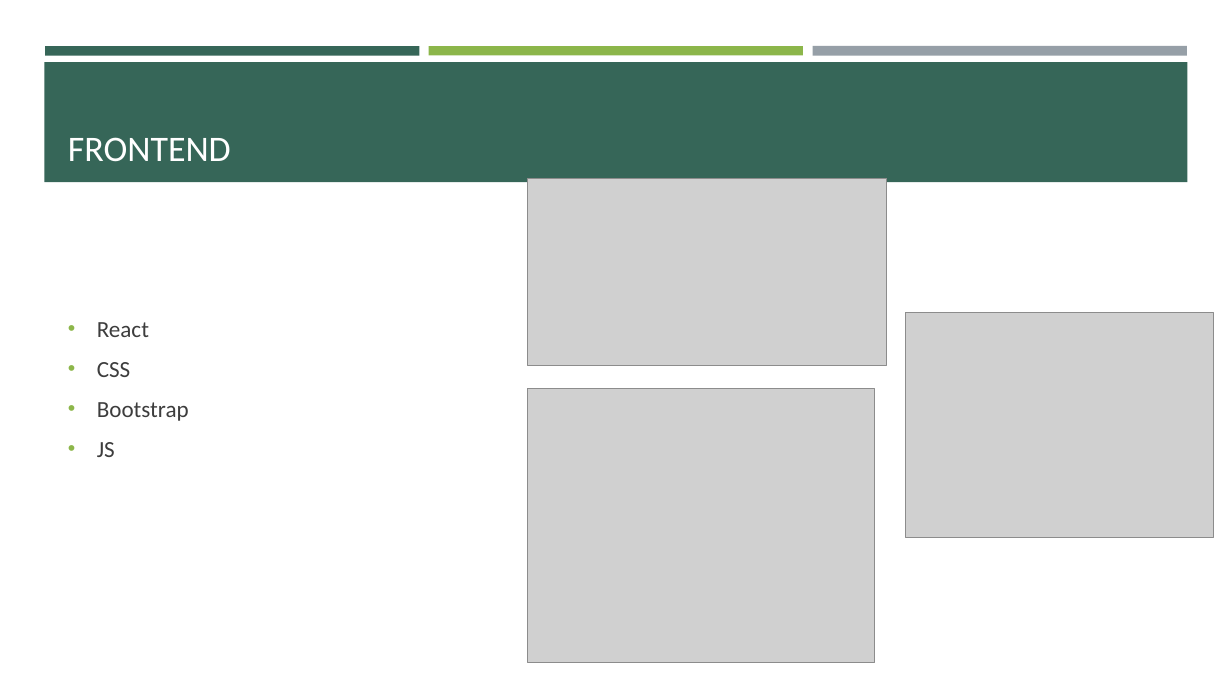
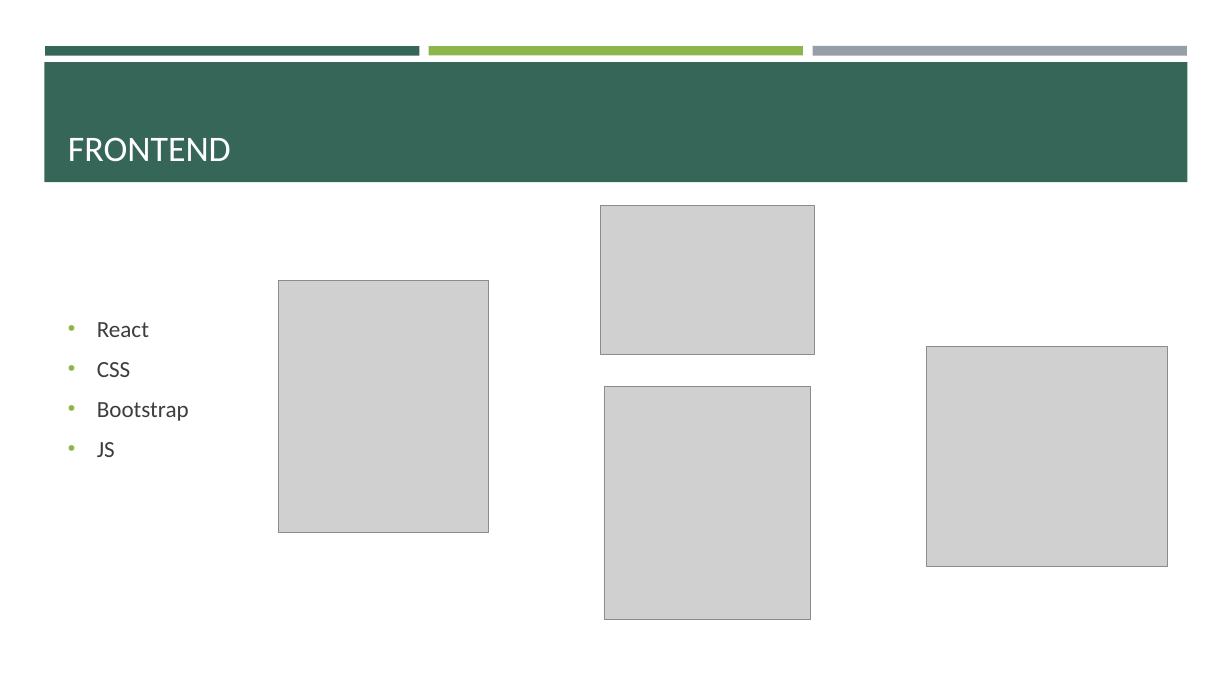
Before and after one commit to mikilaczy/Parfumvilag_vegleges, a slide deck: slide 10 of Parfümvilág.pptx. Drawn at 1232x693 pixels with LibreOffice and Linux fonts; fonts in the diff are those of the drawing; grey boxes stand for pictures. Boxes give left, top, right and bottom in pixels: in the first picture for what was removed or moved away, otherwise in the second. Text is boxed around its words. In the diff, an @@ line names an element or a change of style, - is before the commit and + after.

```diff
--- a/Parfümvilág.pptx
+++ b/Parfümvilág.pptx
@@ picture removed at (528, 178, 887, 365) @@
@@ picture added at (601, 205, 814, 354) @@
@@ picture added at (278, 280, 488, 532) @@
@@ picture: place and size @@
-picture at (906, 312, 1214, 538)
+picture at (927, 347, 1168, 567)
@@ picture: place and size @@
-picture at (528, 389, 874, 663)
+picture at (604, 387, 811, 620)
```
Also in this commit, not shown: 1 other slide changed.
